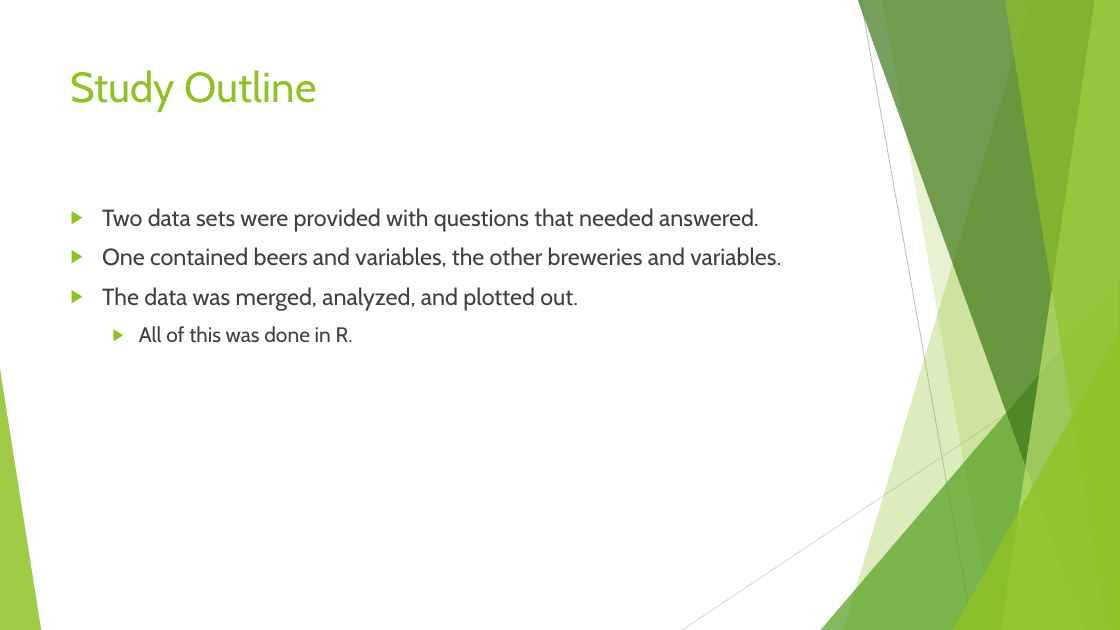
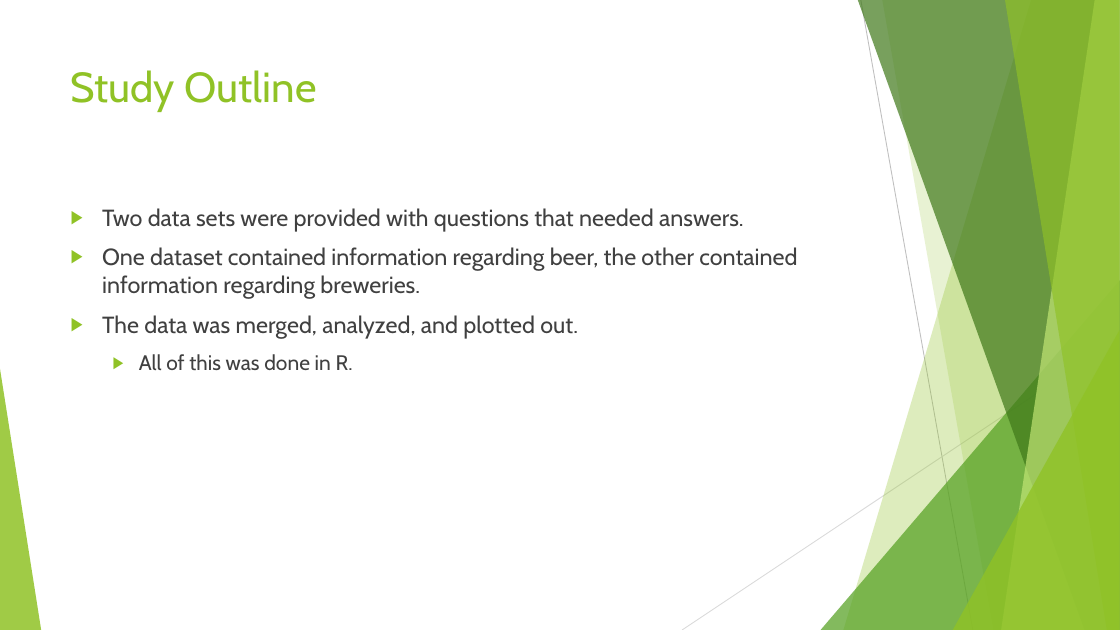
Before and after one commit to vazquezs123/DATA_SCIENCE_CS01, a slide deck: slide 2 of Breweries and Beer Study.pptx. Drawn at 1120x630 pixels with LibreOffice and Linux fonts; fonts in the diff are those of the drawing. Boxes give left, top, right and bottom in pixels: in the first picture for what was removed or moved away, otherwise in the second. Text is boxed around its words. In the diff, an @@ line names an element or a change of style, - is before the commit and + after.

```diff
--- a/Breweries and Beer Study.pptx
+++ b/Breweries and Beer Study.pptx
@@ text at [102, 208, 797, 299]: text changed @@
-▶ Two data sets were provided with questions that needed answered.
-▶ One contained beers and variables, the other breweries and variables.
+▶ Two data sets were provided with questions that needed answers.
+▶ One dataset contained information regarding beer, the other contained information regarding breweries.
```
Also in this commit, not shown: 6 other slides changed, 1 slide added, 1 slide removed, 1 other file.
